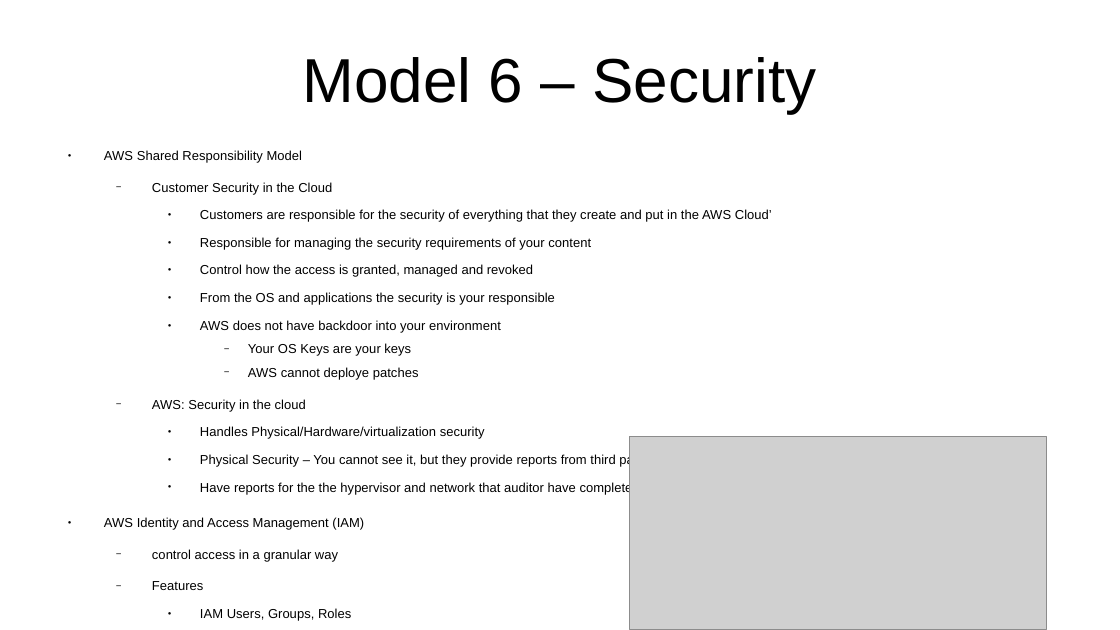
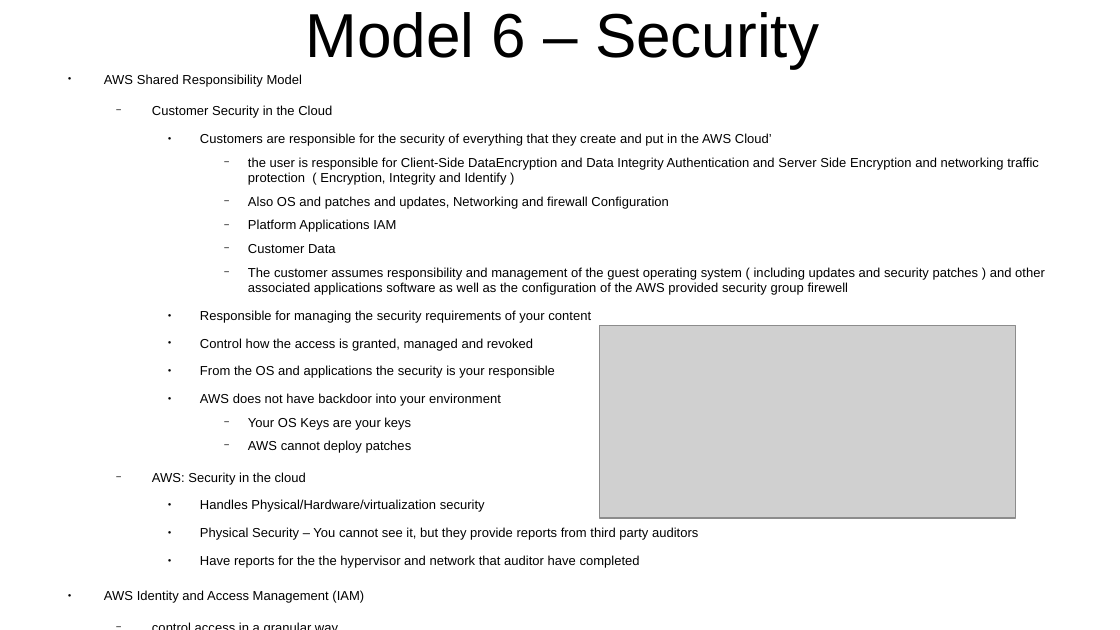
Before and after one commit to CharlesStockman/notesFromCourses, a slide deck: slide 85 of aws/cloud_practitioner/AWS.odp (slide 78 before the commit). Drawn at 1120x630 pixels with LibreOffice and Linux fonts; fonts in the diff are those of the drawing; grey boxes stand for pictures. Boxes give left, top, right and bottom in pixels: in the first picture for what was removed or moved away, otherwise in the second. Text is boxed around its words. In the diff, an @@ line names an element or a change of style, - is before the commit and + after.

```diff
--- a/aws/cloud_practitioner/AWS.odp
+++ b/aws/cloud_practitioner/AWS.odp
@@ title "Model 6 – Security": place and size @@
-title "Model 6 – Security" at box(303, 57, 816, 113)
+title "Model 6 – Security" at box(305, 12, 819, 68)
@@ text "AWS Shared Responsibility Model": place and size @@
-text "AWS Shared Responsibility Model" at box(104, 150, 772, 621)
+text "AWS Shared Responsibility Model" at box(104, 74, 1045, 603)
@@ text at box(248, 157, 1045, 295): paragraphs added @@
+      − the user is responsible for Client-Side DataEncryption and Data Integrity Authentication and Server Side Encryption and networking traffic protection ( Encryption, Integrity and Identify )
+      − Also OS and patches and updates, Networking and firewall Configuration
+      − Platform Applications IAM
+      − Customer Data
+      − The customer assumes responsibility and management of the guest operating system ( including updates and security patches ) and other associated applications software as well as the configuration of the AWS provided security group firewell
@@ picture: place and size @@
-picture at box(630, 437, 1047, 630)
+picture at box(600, 325, 1016, 518)
@@ text at box(248, 440, 412, 453): text changed @@
-      − AWS cannot deploye patches
+      − AWS cannot deploy patches
```
Also in this commit, not shown: 28 other slides changed, 19 slides added, 15 other files.
